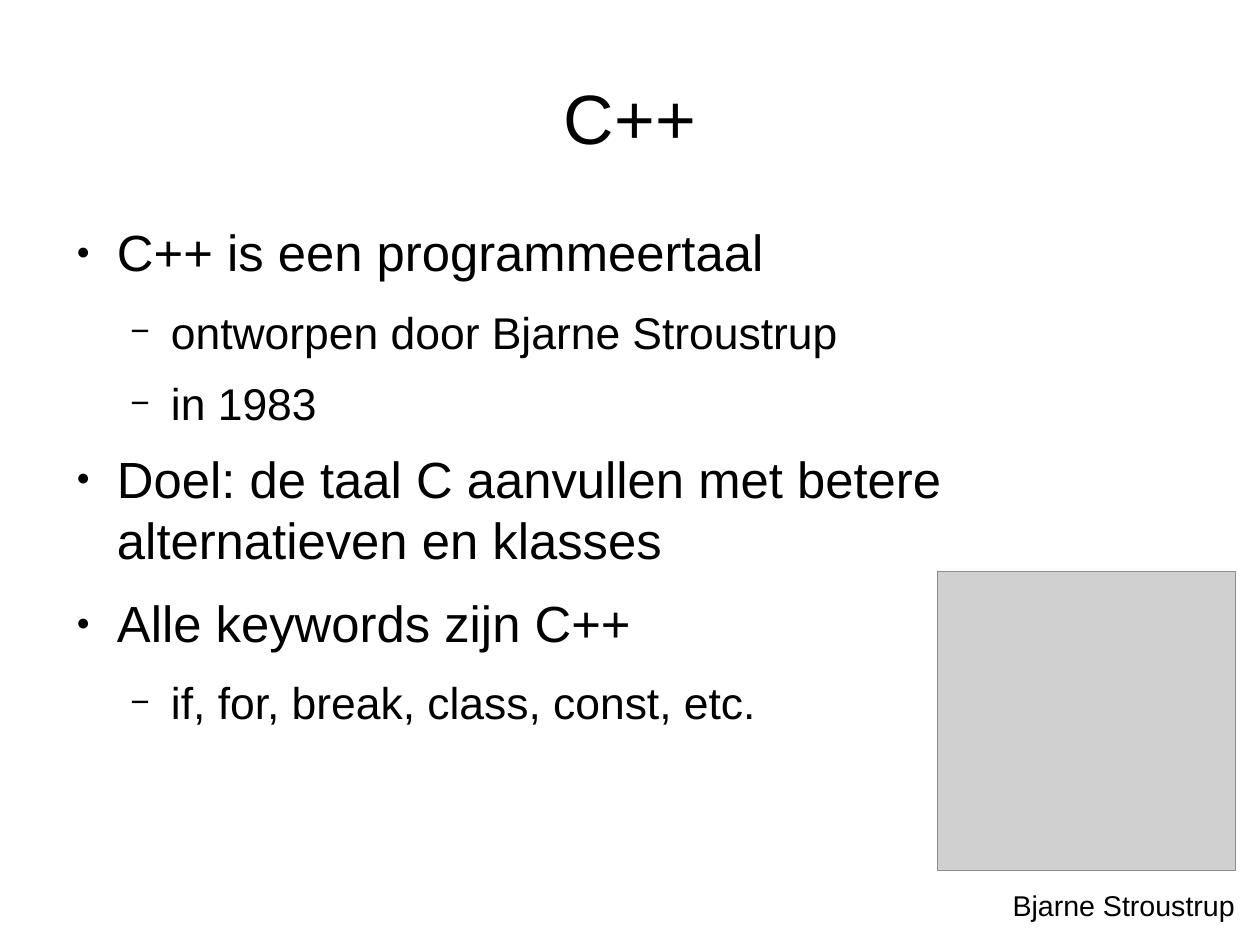
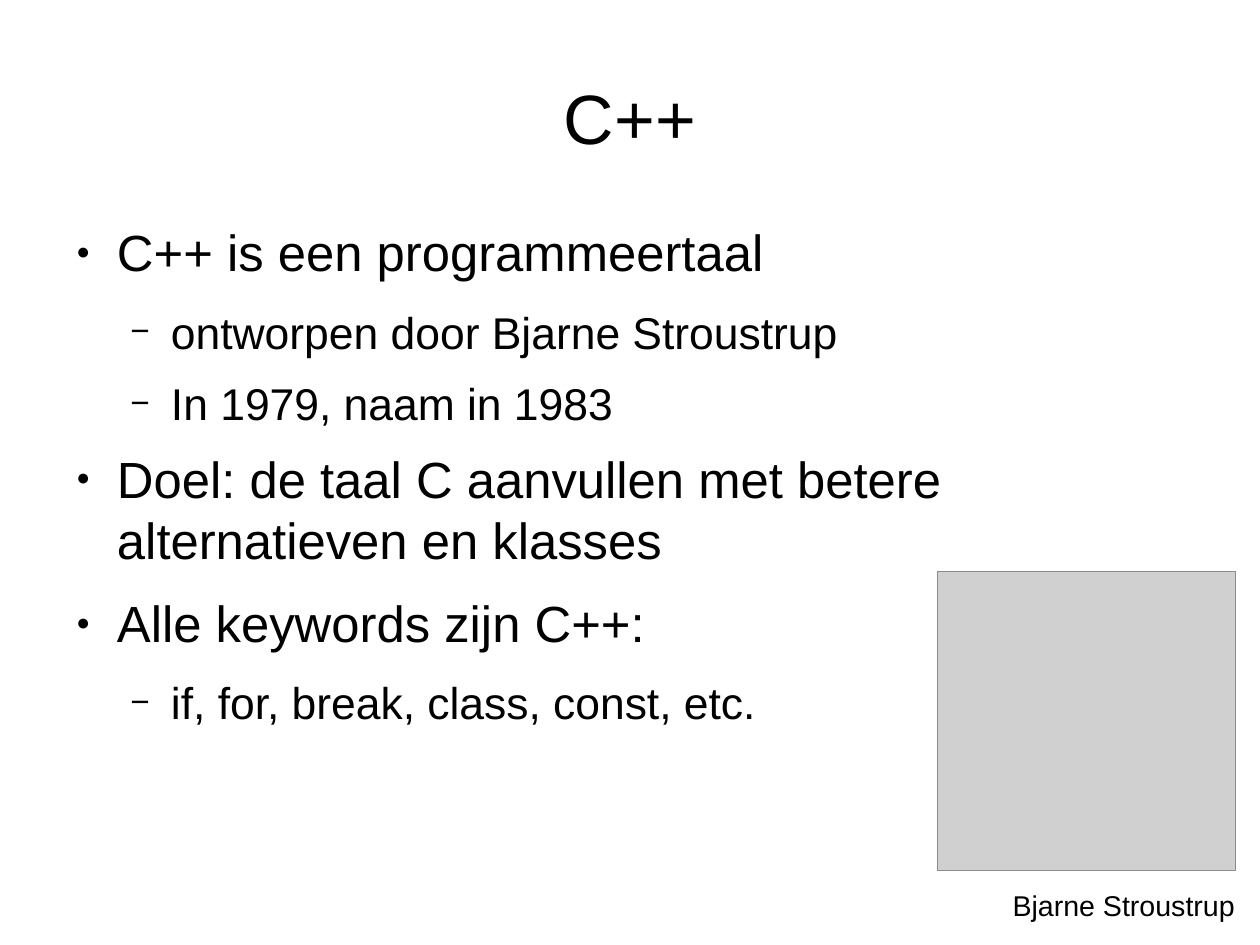
Before and after one commit to djog/arduino_cursus, a slide deck: slide 3 of Raw/ArduinoEnCpp.odp. Drawn at 1260x945 pixels with LibreOffice and Linux fonts; fonts in the diff are those of the drawing; grey boxes stand for pictures. Boxes give left, top, right and bottom in pixels: in the first picture for what was removed or moved away, otherwise in the second. Text is boxed around its words. In the diff, an @@ line names an element or a change of style, - is before the commit and + after.

```diff
--- a/Raw/ArduinoEnCpp.odp
+++ b/Raw/ArduinoEnCpp.odp
@@ text at [171,387,613,426]: text changed @@
-  − in 1983
+  − In 1979, naam in 1983
@@ text at [117,605,645,653]: text changed @@
-● Alle keywords zijn C++
+● Alle keywords zijn C++:
```
Also in this commit, not shown: 2 other slides changed, 4 slides added, 1 slide removed, 5 other files.
